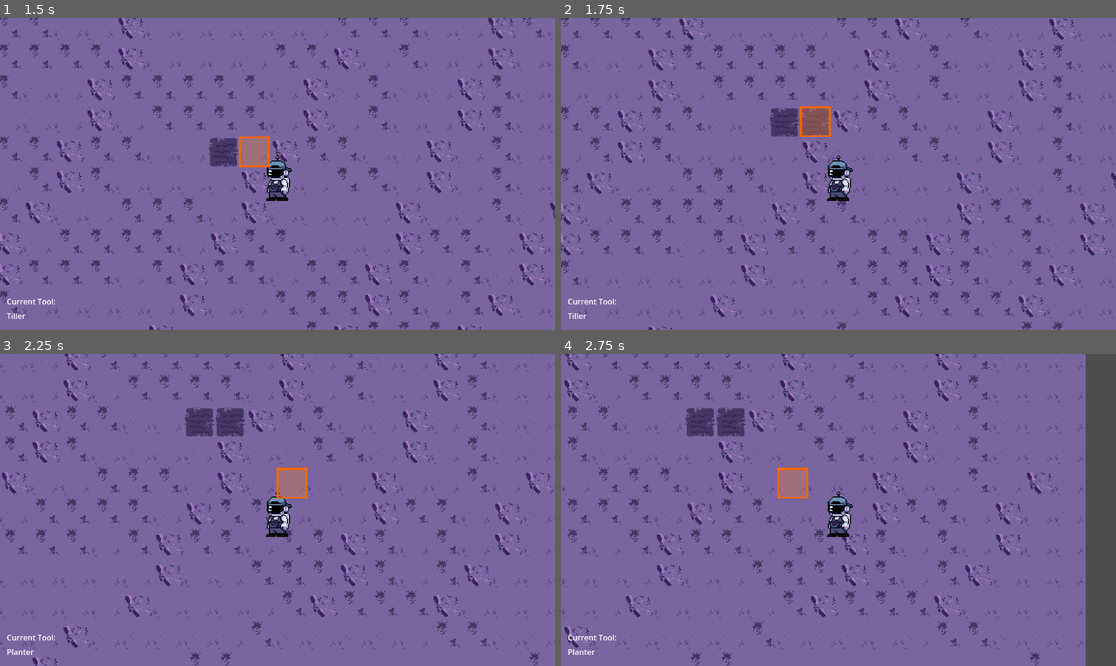
Above: before the commit, frames 1-4 (two rows, left to right).
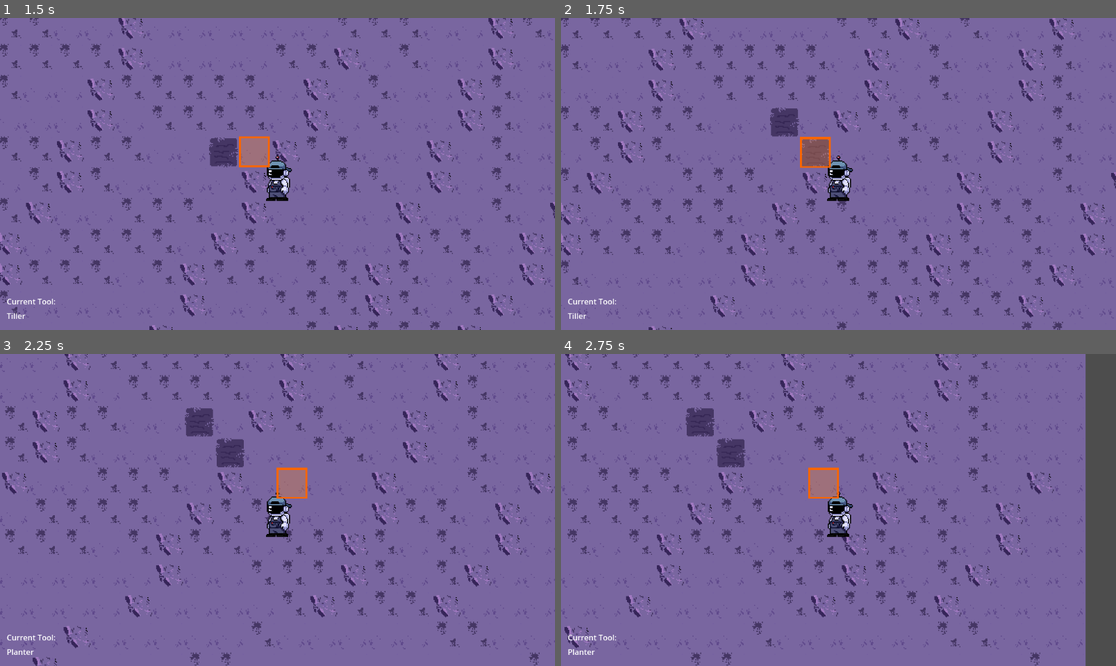
Above: after the commit, the same moments.

Repository: DevFTB/Moonbeam-Meadows
Game: Godot game, scene res://Level/moon.tscn
The game is run twice, just before and just after one commit, with the same random seed, the same clock (stepped at 60 frames per second) and the same inputs.
Inputs (mouse positions are in pixels of both pictures, inside the frame that each line leads up to):
- Up to frame 1 (1.5 s): tap Enter at 0.5 s; move the mouse to (399, 158) at 0.52 s; press the mouse at (399, 158) at 0.53 s; hold D (move_right) 0.53-1.28 s; move the mouse to (166, 189) at 1.27 s; release the mouse at (166, 189) at 1.28 s; hold S (move_down) from 1.28 s (still down); tap 1 (select_tool1) at 1.35 s
- Up to frame 2 (1.75 s): keep holding S (move_down); click (727, 189) at 1.55 s
- Up to frame 3 (2.25 s): move the mouse to (333, 441) at 2.02 s; release S (move_down) at 2.03 s; hold D (move_right) from 2.03 s (still down); hold 2 (select_tool2) from 2.03 s (still down)
- Up to frame 4 (2.75 s): keep holding D (move_right); keep holding 2 (select_tool2); click (894, 441) at 2.3 s

Frame 1 is identical in both runs. In frame 2, 1.1% of the frame differs, in the area x 43-49%, y 28-49%; in frame 3, 0.8%; in frame 4, 1.9%, in the area x 27-51%, y 17-47%.

Commit message:
selection fixes

Diff:
--- a/Level/SelectionMarker.gd
+++ b/Level/SelectionMarker.gd
@@ -4,40 +4,41 @@
 
 
 var selection = Vector2.ZERO
-# Called when the node enters the scene tree for the first time.
-func _ready():
-	pass # Replace with function body.
 
+func get_selection():
+	# check if selection is still valid
+	calculate_selection()
+	return selection
 
-# Called every frame. 'delta' is the elapsed time since the previous frame.
-func _process(delta):
-	pass
+func calculate_selection():
+	var mouse_position = get_global_mouse_position()
+	var offset_angle = (mouse_position - reference_node.global_position).angle() + PI  /8
+	var cangle = Vector2.ZERO
+
+	if offset_angle >= 0 and offset_angle < PI / 4 :
+		cangle = Vector2(1,0)
+	elif offset_angle >= PI / 4 and offset_angle < PI  / 2 :
+		cangle = Vector2(1, 1)
+	elif offset_angle >= PI / 2 and offset_angle < 3 * PI  / 4 :
+		cangle = Vector2(0, 1)
+	elif offset_angle >= 3 * PI / 4 and offset_angle < PI:
+		cangle = Vector2(-1,1)
+	elif offset_angle >= -PI  / 4 and offset_angle < 0 :
+		cangle = Vector2(1,-1)
+	elif offset_angle >= -PI / 2 and offset_angle < -PI  / 4 :
+		cangle = Vector2(0,-1)
+	elif offset_angle >= - 3 * PI / 4 and offset_angle < -PI  / 2 :
+		cangle = Vector2(-1,-1)
+	else:
+		cangle = Vector2(-1,0)
+
+	selection =get_parent().local_to_map(reference_node.position ) + Vector2i(cangle)
+	position = get_parent().map_to_local(selection)
+
 
 func _input(event):
 	if event is InputEventMouseButton:
 		if event.is_action_pressed("use_item"):
-			reference_node.use_tool(selection)
+			reference_node.use_tool(get_selection())
 	if event is InputEventMouseMotion:
-		var mouse_position = get_global_mouse_position()
-		var offset_angle = (mouse_position - reference_node.global_position).angle() + PI  /8
-		var cangle = Vector2.ZERO
-
-		if offset_angle >= 0 and offset_angle < PI / 4 :
-			cangle = Vector2(1,0)
-		elif offset_angle >= PI / 4 and offset_angle < PI  / 2 :
-			cangle = Vector2(1, 1)
-		elif offset_angle >= PI / 2 and offset_angle < 3 * PI  / 4 :
-			cangle = Vector2(0, 1)
-		elif offset_angle >= 3 * PI / 4 and offset_angle < PI:
-			cangle = Vector2(-1,1)
-		elif offset_angle >= -PI  / 4 and offset_angle < 0 :
-			cangle = Vector2(1,-1)
-		elif offset_angle >= -PI / 2 and offset_angle < -PI  / 4 :
-			cangle = Vector2(0,-1)
-		elif offset_angle >= - 3 * PI / 4 and offset_angle < -PI  / 2 :
-			cangle = Vector2(-1,-1)
-		else:
-			cangle = Vector2(-1,0)
-
-		selection =get_parent().local_to_map(reference_node.position ) + Vector2i(cangle)
-		position = get_parent().map_to_local(selection)
+		calculate_selection()
